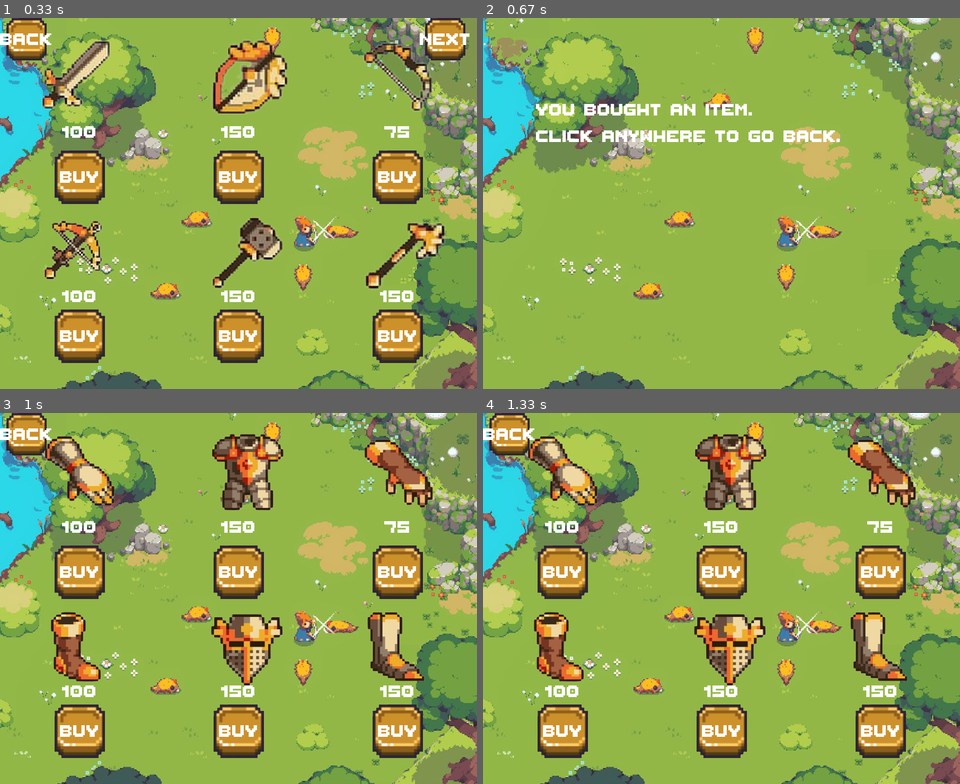
Above: before the commit, frames 1-4 (two rows, left to right).
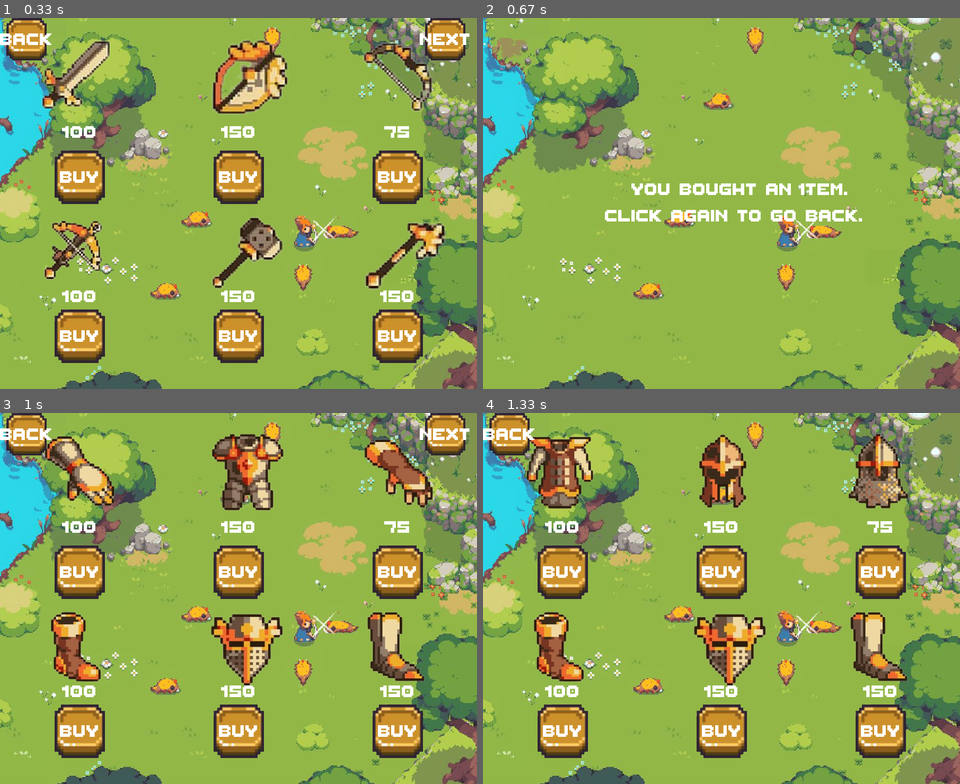
Above: after the commit, the same moments.

Repository: My1102/Chicky-Simulator-2.0
Game: pygame game, started from store.py
Same seed, same stepped clock (60 frames per second), same inputs: the game is played once before the commit and once after it.
Inputs (mouse positions are in pixels of both pictures, inside the frame that each line leads up to):
- Up to frame 1 (0.33 s): no input
- Up to frame 2 (0.67 s): click (721, 203) at 0.38 s
- Up to frame 3 (1 s): click "NEXT" at 0.72 s
- Up to frame 4 (1.33 s): click (926, 435) at 1.05 s, where only the run after the commit has a clickable "NEXT"

Frame 1 is identical in both runs. In frame 2, 3.8% of the frame differs, in the area x 11-80%, y 23-55%; in frame 3, 1.0%; in frame 4, 6.3%, in the area x 9-91%, y 5-27%.

Commit message:
'store.py'

Diff:
--- a/store.py
+++ b/store.py
@@ -138,8 +138,8 @@
 def bought() :
     surface =  pygame.Surface((width,height))
     surface.blit(background_image,(0,0))
-    surface.blit(font.render('You bought an item.',True,'white'),(100,150))
-    surface.blit(font.render('Click anywhere to go back.',True,'white'),(100,200))
+    surface.blit(font.render('You bought an item.',True,'white'),(280,300))
+    surface.blit(font.render('Click again to go back.',True,'white'),(230,350))
     screen.blit(surface,(0,0))
     for event in pygame.event.get():
         if event.type == pygame.MOUSEBUTTONDOWN:
@@ -220,6 +220,10 @@
         back_button = Button('graphic/botton1.png', 50, 40, 0.8, "Back")
         back_button.draw(screen)
 
+        #Next page button#
+        next_button = Button('graphic/botton1.png', 840, 40, 0.8, "NEXT")
+        next_button.draw(screen)
+
         for event in pygame.event.get():
             if event.type == pygame.QUIT:
                 on = False
@@ -259,6 +263,9 @@
                         buy = True
                 if back_button.check_input(pos_mouse):
                     store()
+                if next_button.check_input(pos_mouse):
+                    equipment2()
+
         if buy :
             bought()
 
@@ -267,5 +274,120 @@
     pygame.quit()
     sys.exit()
 
+def equipment2() :
+    on = True
+    buy = False
+    noob_helmet = pygame.image.load("graphic/noob helmet.png")
+    noob_armor = pygame.image.load("graphic/noob armor.png")
+    helmet3 = pygame.image.load("graphic/helmet3.png")
+    helmet = pygame.image.load("graphic/helmet.png")
+    leg= pygame.image.load("graphic/leg.png")
+    noob_leg= pygame.image.load("graphic/noob leg.png")
+
+    while on:
+        screen.blit(background_image,(0,0))
+        pos_mouse = pygame.mouse.get_pos()
+
+        #EQUIPMENT DIsPLAY
+        screen.blit(noob_armor,(75,35))
+        screen.blit(helmet3,(390,35))
+        screen.blit(noob_helmet,(680,35))
+        screen.blit(noob_leg,(75,370))
+        screen.blit(helmet,(390,370))
+        screen.blit(leg,(680,370))
+        #################
+
+        #PRICE
+        #####noob helmet####
+        price_text = font.render(f"{100}", True, (255,255,255))
+        text_rect = price_text.get_rect(center =(150,215))
+        screen.blit(price_text, text_rect)
+        ######noob armor######
+        price_text = font.render(f"{150}", True, (255,255,255))
+        text_rect = price_text.get_rect(center =(450,215))
+        screen.blit(price_text, text_rect)
+        ######helmet 3######
+        price_text = font.render(f"{75}", True, (255,255,255))
+        text_rect = price_text.get_rect(center =(750,215))
+        screen.blit(price_text, text_rect)
+        ####dunno yet#####
+        price_text = font.render(f"{100}", True, (255,255,255))
+        text_rect = price_text.get_rect(center =(150,525))
+        screen.blit(price_text, text_rect)
+        ######dunno yet#####
+        price_text = font.render(f"{150}", True, (255,255,255))
+        text_rect = price_text.get_rect(center =(450,525))
+        screen.blit(price_text, text_rect)
+        #######dunno yet#########
+        price_text = font.render(f"{150}", True, (255,255,255))
+        text_rect = price_text.get_rect(center =(750,525))
+        screen.blit(price_text, text_rect)
+
+
+        # BUY BUTTONS
+        buy_button1 = Button('graphic/botton1.png', 150, 300, 1, "BUY")
+        buy_button1.draw(screen)
+        buy_button2 = Button('graphic/botton1.png', 450, 300, 1, "BUY")
+        buy_button2.draw(screen)
+        buy_button3 = Button('graphic/botton1.png', 750, 300, 1, "BUY")
+        buy_button3.draw(screen)
+        buy_button4 = Button('graphic/botton1.png', 150, 600, 1, "BUY")
+        buy_button4.draw(screen)
+        buy_button5 = Button('graphic/botton1.png', 450, 600, 1, "BUY")
+        buy_button5.draw(screen)
+        buy_button6 = Button('graphic/botton1.png', 750, 600, 1, "BUY")
+        buy_button6.draw(screen)
+        #########
+
+        #Back page button#
+        back_button = Button('graphic/botton1.png', 50, 40, 0.8, "Back")
+        back_button.draw(screen)
+
+        for event in pygame.event.get():
+            if event.type == pygame.QUIT:
+                on = False
+
+            if event.type == pygame.MOUSEBUTTONDOWN:
+                if buy_button1.check_input(pos_mouse):
+                    if buy :
+                        buy = False
+                    else :
+                        buy = True
+
+                if buy_button2.check_input(pos_mouse):
+                    if buy :
+                        buy = False
+                    else :
+                        buy = True
+                if buy_button3.check_input(pos_mouse):
+                    if buy :
+                        buy = False
+                    else :
+                        buy = True
+                if buy_button4.check_input(pos_mouse):
+                    if buy :
+                        buy = False
+                    else :
+                        buy = True
+
+                if buy_button5.check_input(pos_mouse):
+                    if buy :
+                        buy = False
+                    else :
+                        buy = True
+                if buy_button6.check_input(pos_mouse):
+                    if buy :
+                        buy = False
+                    else :
+                        buy = True
+                if back_button.check_input(pos_mouse):
+                    equipment()
+        if buy :
+            bought()
+
+        pygame.display.flip()
+
+    pygame.quit()
+    sys.exit()
 
 store()
Binary file removed: graphic/equipment.png
Binary file added: graphic/helmet3.png
Binary file added: graphic/noob helmet.png
